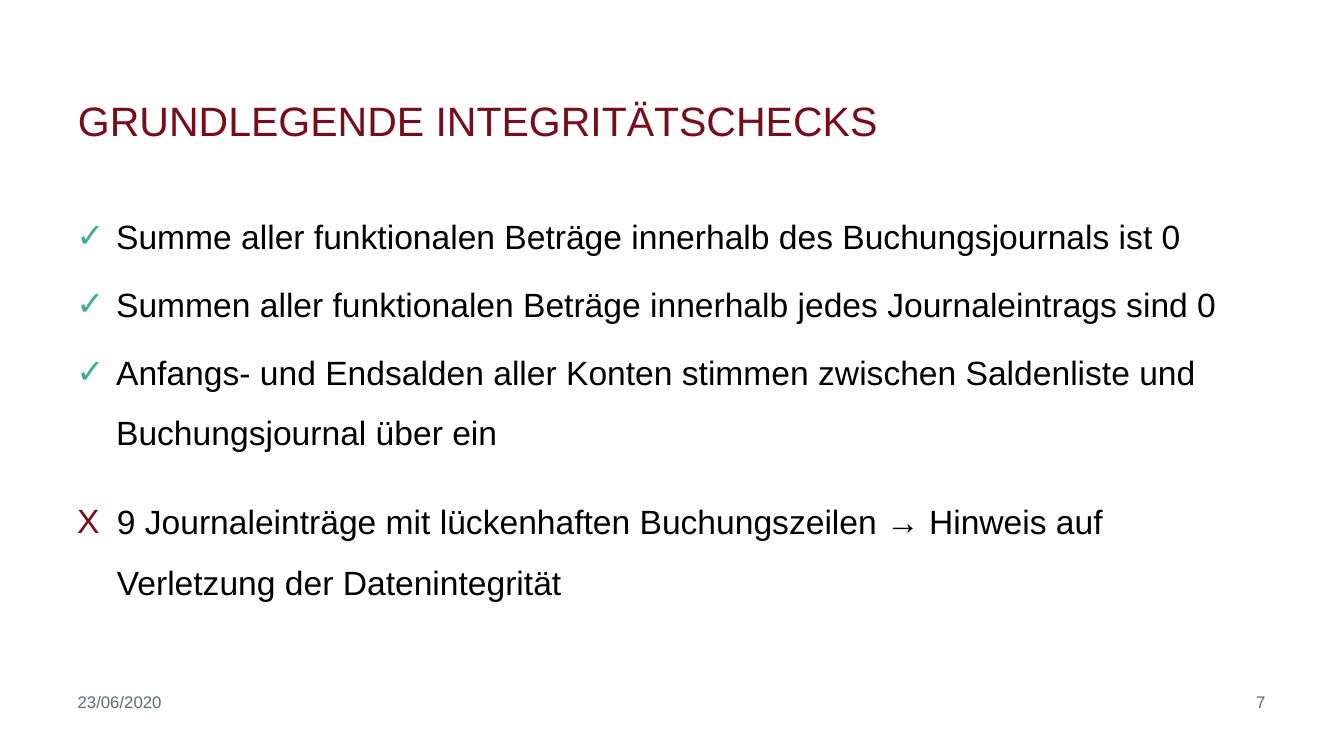
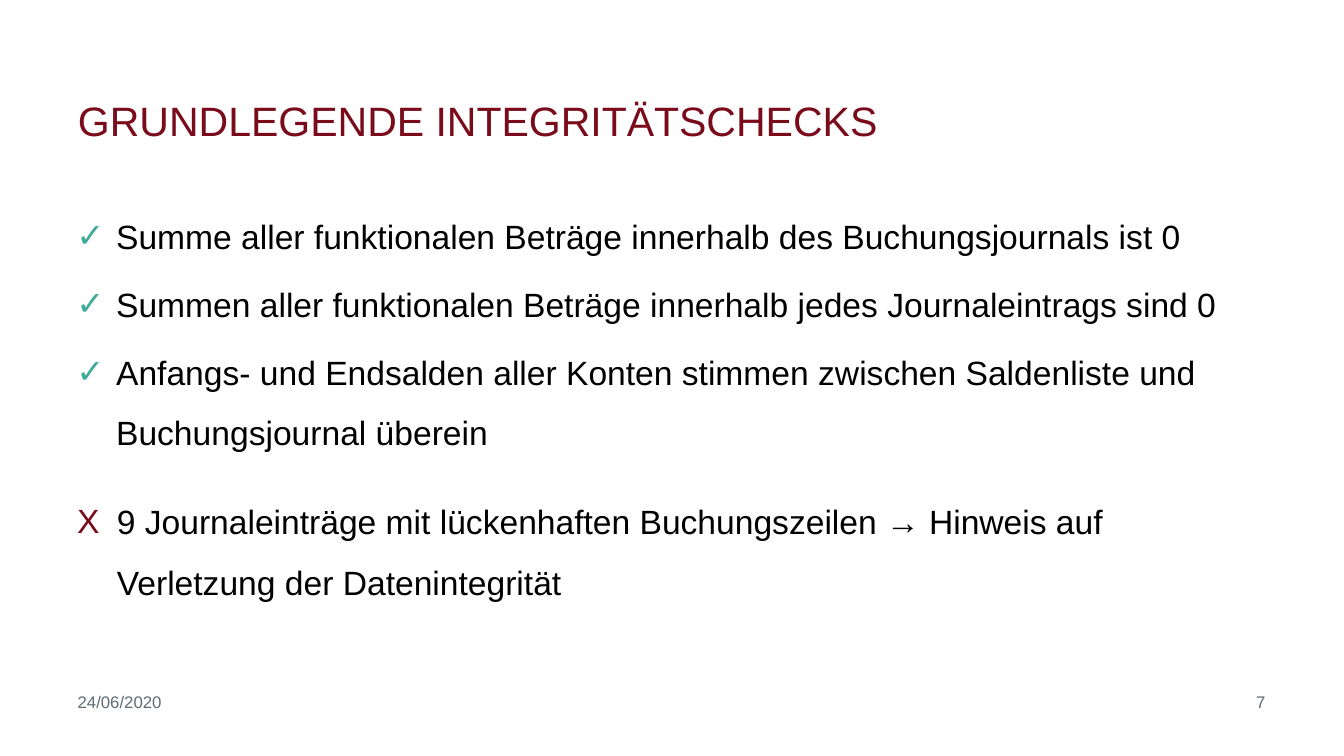
Before and after one commit to biegt/auditing_case_study, a slide deck: slide 7 of 04_output/Präsentation_Case_Study_1_Bieg_Krug.pptx. Drawn at 1344x756 pixels with LibreOffice and Linux fonts; fonts in the diff are those of the drawing; background and template pictures are left out. Boxes give left, top, right and bottom in pixels: in the first picture for what was removed or moved away, otherwise in the second. Text is boxed around its words. In the diff, an @@ line names an element or a change of style, - is before the commit and + after.

```diff
--- a/04_output/Präsentation_Case_Study_1_Bieg_Krug.pptx
+++ b/04_output/Präsentation_Case_Study_1_Bieg_Krug.pptx
@@ text at (116,360,1195,452): spaces changed @@
-✓ Anfangs- und Endsalden aller Konten stimmen zwischen Saldenliste und Buchungsjournal über ein
+✓ Anfangs- und Endsalden aller Konten stimmen zwischen Saldenliste und Buchungsjournal überein
@@ text at (78,696,162,708): text changed @@
-23/06/2020
+24/06/2020
```
Also in this commit, not shown: 39 other slides changed, 2 slides added, 1 other file.
